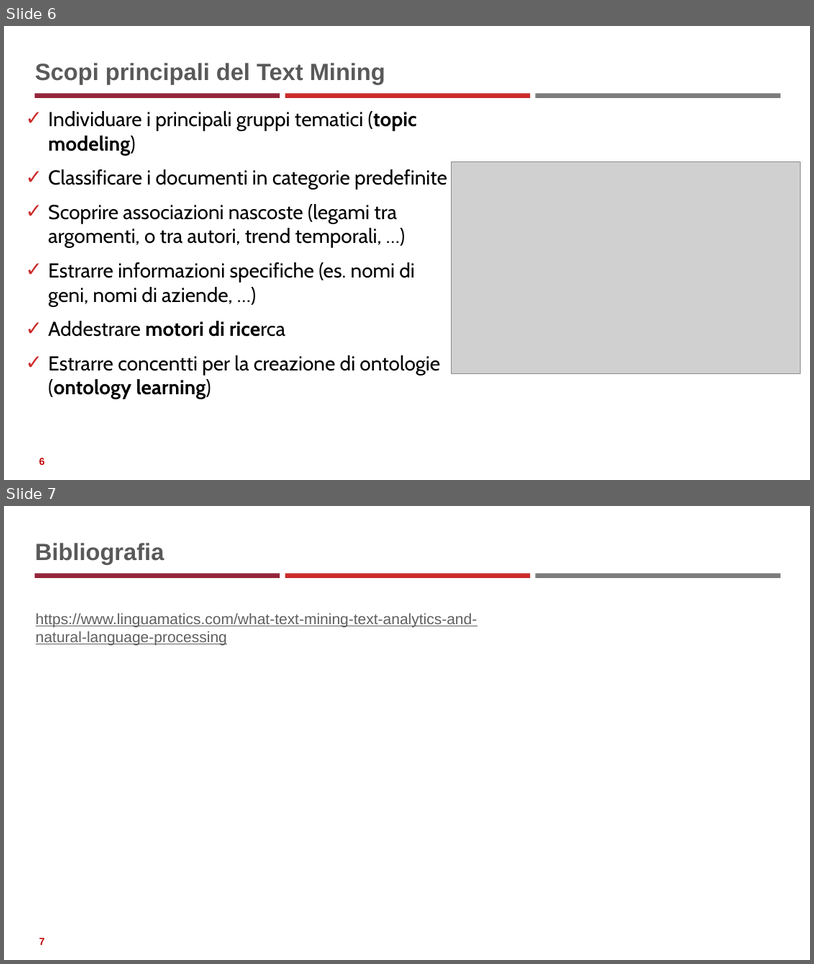
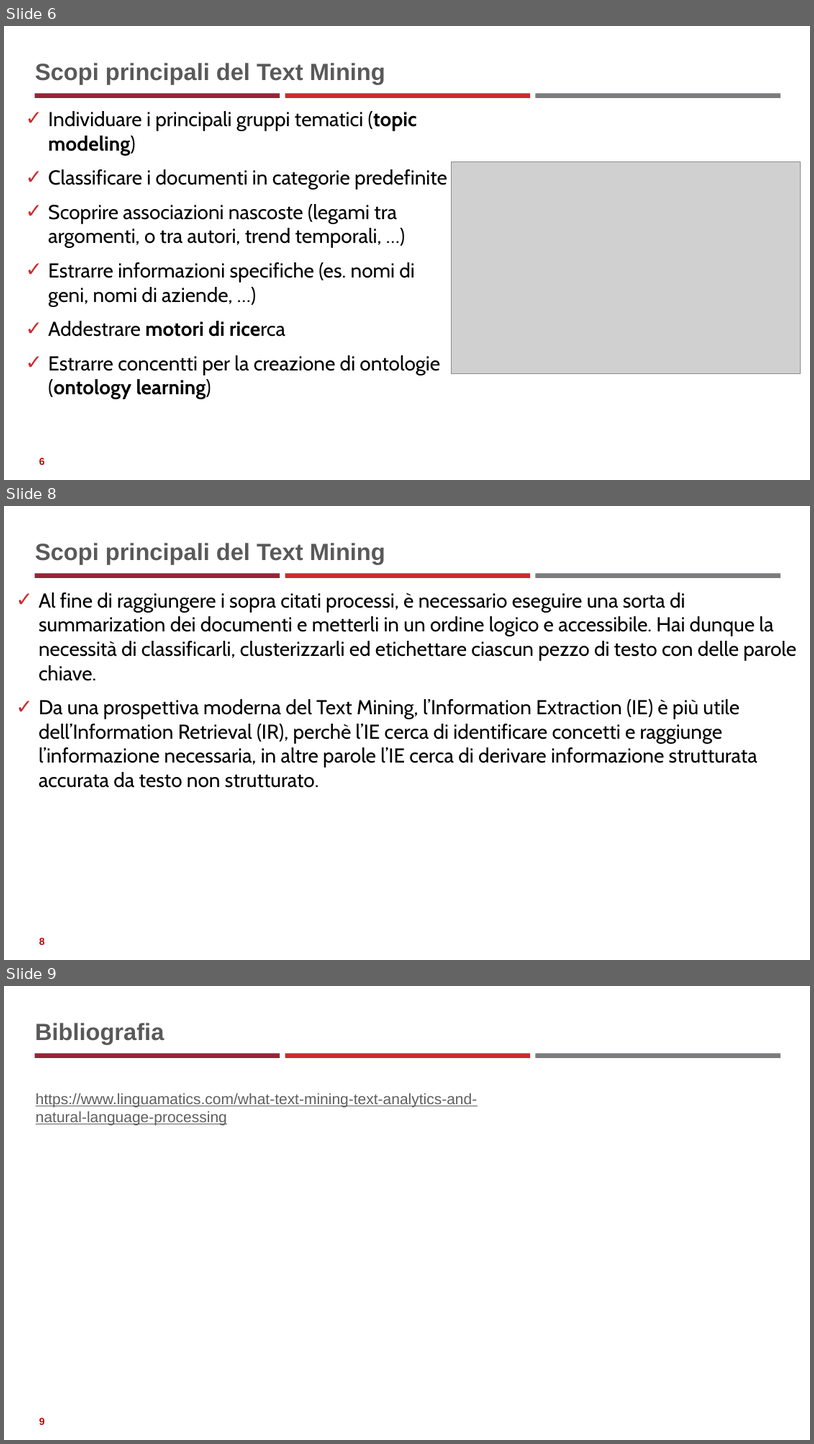
Before and after one commit to neural1977/data_science_interview_material, a slide deck: Text_Mining_ita.pptx. Shown one above the other, each under a label of ours: slides 6 and 7 before the commit, slides 6, 8 and 9 after it; the slides between them are not shown. The pictures are 814x964 and 814x1444 pixels, drawn with LibreOffice and Linux fonts; fonts in the diff are those of the drawing; grey boxes stand for pictures. Boxes give left, top, right and bottom in pixels: in the first picture for what was removed or moved away, otherwise in the second. Text is boxed around its words. In the diff, an @@ line names an element or a change of style, - is before the commit and + after.

```diff
--- a/Text_Mining_ita.pptx
+++ b/Text_Mining_ita.pptx
@@ slide 8 added at [4,506,810,960], background #FFFFFF; not listed: 3 template elements that a slide beside it also shows @@
@@ title added at [35,543,386,564], 28 pt, text #595959, bold @@
+Scopi principali del Text Mining
@@ text added at [39,592,797,788], 24 pt, text #000000 @@
+✓ Al fine di raggiungere i sopra citati processi, è necessario eseguire una sorta di summarization dei documenti e metterli in un ordine logico e accessibile. Hai dunque la necessità di classificarli, clusterizzarli ed etichettare ciascun pezzo di testo con delle parole chiave.
+✓ Da una prospettiva moderna del Text Mining, l’Information Extraction (IE) è più utile dell’Information Retrieval (IR), perchè l’IE cerca di identificare concetti e raggiunge l’informazione necessaria, in altre parole l’IE cerca di derivare informazione strutturata accurata da testo non strutturato.
@@ page number added at [39,937,45,944], 12 pt, text #C00000, bold @@
+8
@@ what was slide 7 is now slide 9 @@
@@ page number at [39,1417,45,1424]: text changed @@
-7
+9
```
Also in this commit, not shown: 1 other slide added, 6 other files.
